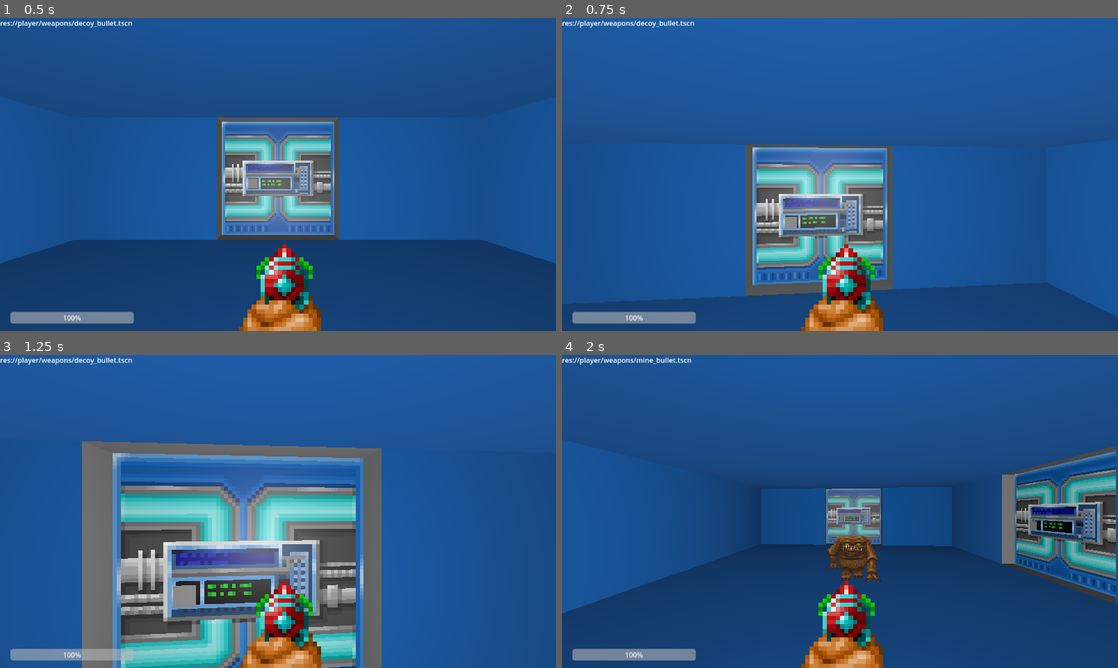
Above: before the commit, frames 1-4 (two rows, left to right).
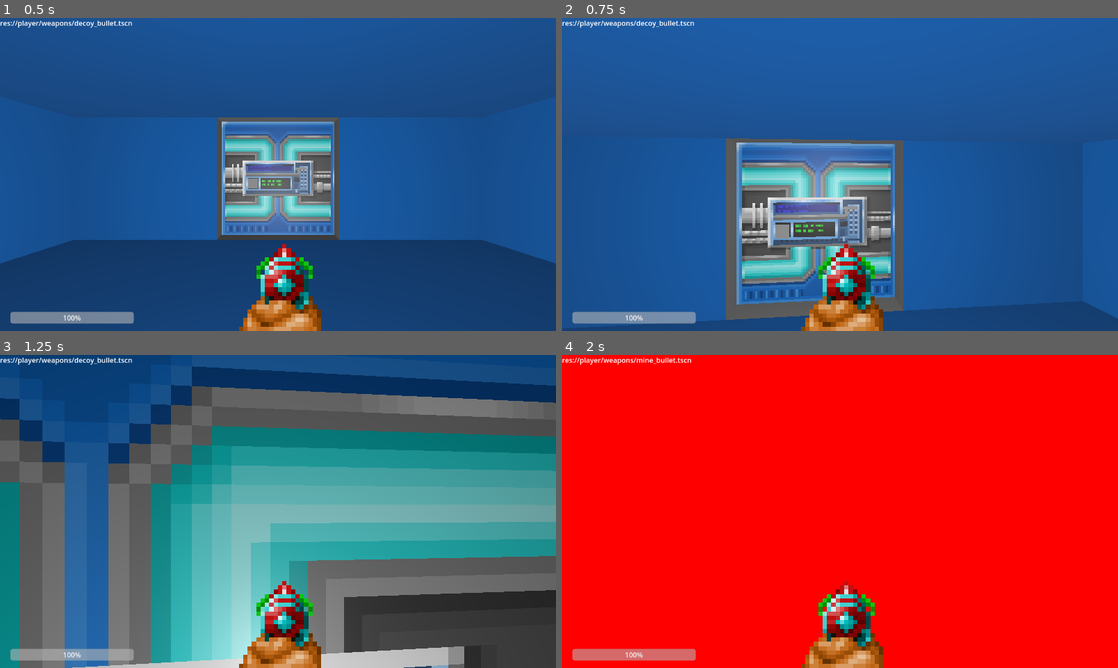
Above: after the commit, the same moments.

Repository: ralabate/21dbl
Game: Godot game, scene res://level/level_0.tscn
Same seed, same stepped clock (60 frames per second), same inputs: the game is played once before the commit and once after it.
Inputs (mouse positions are in pixels of both pictures, inside the frame that each line leads up to):
- Up to frame 1 (0.5 s): no input
- Up to frame 2 (0.75 s): tap Enter (ui_accept) at 0.5 s; move the mouse to (867, 174) at 0.52 s; hold W (move_forward) from 0.53 s (still down); tap 1 (ability_1) at 0.6 s
- Up to frame 3 (1.25 s): keep holding W (move_forward); tap Enter (ui_accept) at 0.77 s
- Up to frame 4 (2 s): keep holding W (move_forward); move the mouse to (812, 511) at 1.27 s; tap 2 (ability_2) at 1.35 s; tap Enter (ui_accept) at 1.52 s

Frame 1 is identical in both runs. In frame 2, 16% of the frame differs, in the area x 0-100%, y 38-100%; in frame 3, 89%; in frame 4, 97%, in the area x 0-100%, y 0-100%.
Error in both runs: Invalid access of index '1' on a base object of type: 'Array[Dictionary]'. (res://common/log.gd:9)

Commit message:
making the player move faster

Diff:
--- a/first-person-explorer/player/first_person_controller.tscn
+++ b/first-person-explorer/player/first_person_controller.tscn
@@ -58,6 +58,8 @@
 collision_layer = 2
 collision_mask = 3
 script = ExtResource("1_n4j6h")
+SPEED = 450
+SPRINT_SPEED = 900
 
 [node name="HealthComponent" type="Node" parent="."]
 unique_name_in_owner = true
